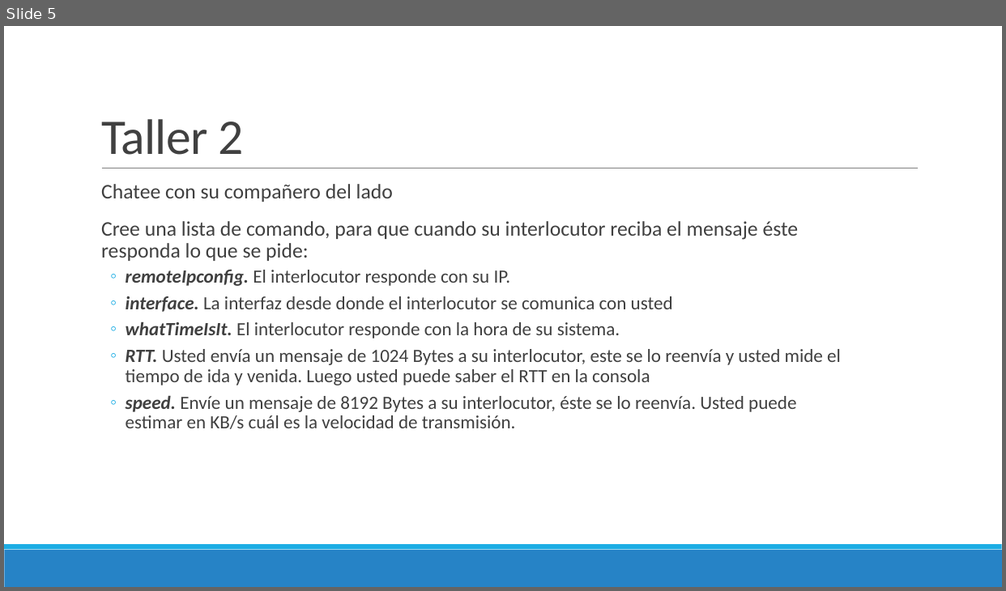
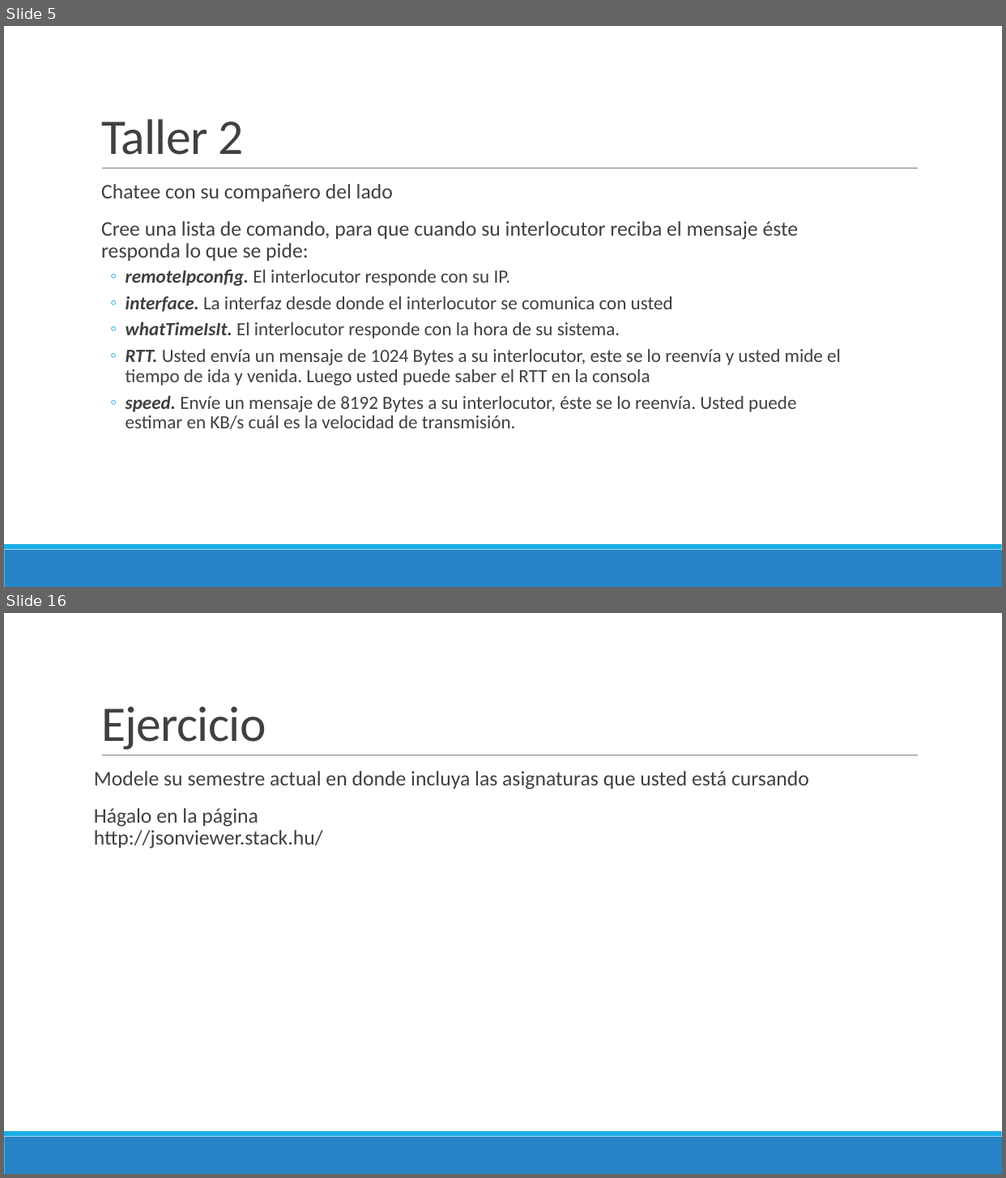
Before and after one commit to Domiciano/ProgramacionEnRed191, a slide deck: Semana 4/Presentación.pptx. Shown one above the other, each under a label of ours: slide 5 before the commit, slides 5 and 16 after it; the slides between them are not shown. The pictures are 1006x591 and 1006x1178 pixels, drawn with LibreOffice and Linux fonts; fonts in the diff are those of the drawing. Boxes give left, top, right and bottom in pixels: in the first picture for what was removed or moved away, otherwise in the second. Text is boxed around its words. In the diff, an @@ line names an element or a change of style, - is before the commit and + after.

```diff
--- a/Semana 4/Presentación.pptx
+++ b/Semana 4/Presentación.pptx
@@ slide 16 added at bbox=[4, 613, 1002, 1174], background #FFFFFF; not listed: 3 template elements that a slide beside it also shows @@
@@ title added at bbox=[101, 706, 266, 750], 48 pt, text #404040 @@
+Ejercicio
@@ text added at bbox=[94, 771, 809, 849], 20 pt, text #404040 @@
+Modele su semestre actual en donde incluya las asignaturas que usted está cursando
+Hágalo en la página
+http://jsonviewer.stack.hu/
```
Also in this commit, not shown: 10 other slides added, 2 other files.
